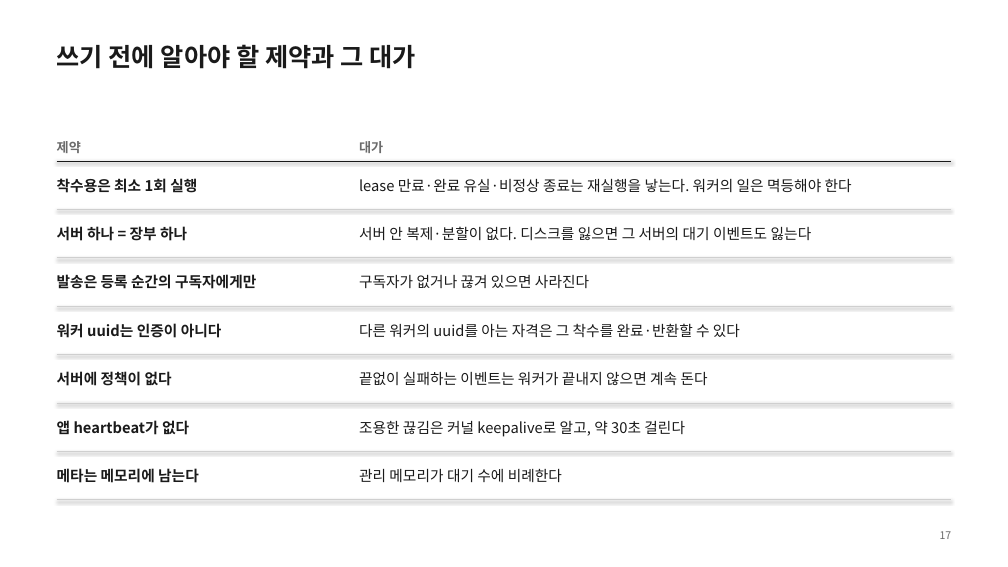
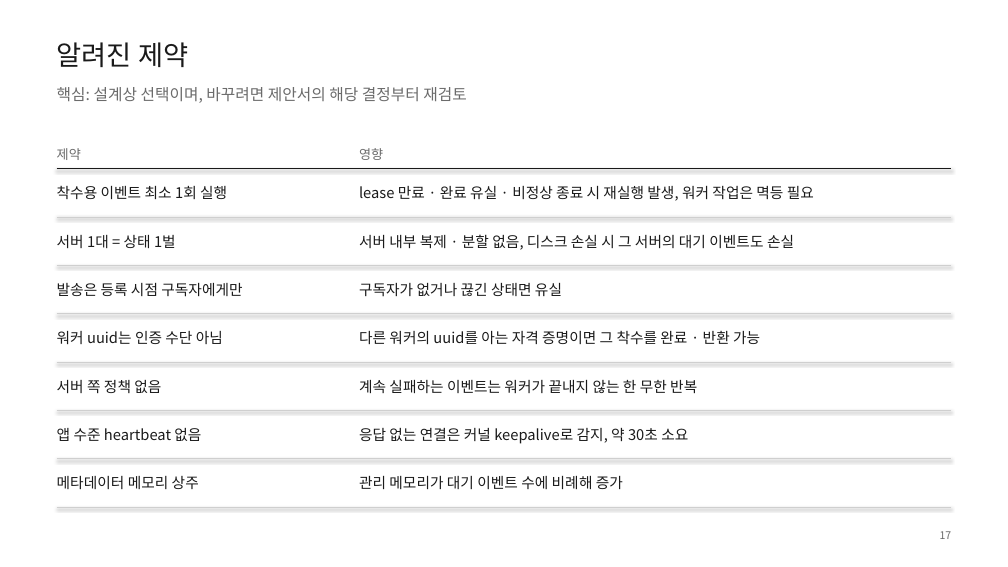
Before and after one commit to hikaMaeng/ruvent, a slide deck: slide 17 of docs/intro/ruvent-intro.pptx. Drawn at 1008x567 pixels with LibreOffice and Linux fonts; fonts in the diff are those of the drawing. Boxes give left, top, right and bottom in pixels: in the first picture for what was removed or moved away, otherwise in the second. Text is boxed around its words. In the diff, an @@ line names an element or a change of style, - is before the commit and + after.

```diff
--- a/docs/intro/ruvent-intro.pptx
+++ b/docs/intro/ruvent-intro.pptx
@@ text at [57, 42, 188, 67]: text changed; size 24 to 26 pt; bold off @@
-쓰기 전에 알아야 할 제약과 그 대가
+알려진 제약
@@ text added at [57, 87, 466, 103], 15 pt, text #6B6B6B @@
+핵심: 설계상 선택이며, 바꾸려면 제안서의 해당 결정부터 재검토
@@ text "제약" at [57, 148, 81, 160]: bold off @@
@@ text removed at [359, 141, 383, 153] @@
-대가
@@ text added at [359, 148, 383, 160], 12.5 pt, text #6B6B6B @@
+영향
@@ text at [57, 186, 227, 199]: text changed; bold off @@
-착수용은 최소 1회 실행
+착수용 이벤트 최소 1회 실행
@@ text at [359, 186, 814, 201]: text changed @@
-lease 만료·완료 유실·비정상 종료는 재실행을 낳는다. 워커의 일은 멱등해야 한다
+lease 만료 · 완료 유실 · 비정상 종료 시 재실행 발생, 워커 작업은 멱등 필요
@@ text at [57, 235, 176, 248]: text changed; bold off @@
-서버 하나 = 장부 하나
+서버 1대 = 상태 1벌
@@ text at [359, 234, 794, 250]: text changed @@
-서버 안 복제·분할이 없다. 디스크를 잃으면 그 서버의 대기 이벤트도 잃는다
+서버 내부 복제 · 분할 없음, 디스크 손실 시 그 서버의 대기 이벤트도 손실
@@ text at [57, 283, 242, 297]: text changed; bold off @@
-발송은 등록 순간의 구독자에게만
+발송은 등록 시점 구독자에게만
@@ text at [359, 283, 562, 297]: text changed @@
-구독자가 없거나 끊겨 있으면 사라진다
+구독자가 없거나 끊긴 상태면 유실
@@ text at [57, 331, 223, 344]: text changed; bold off @@
-워커 uuid는 인증이 아니다
+워커 uuid는 인증 수단 아님
@@ text at [359, 331, 760, 344]: text changed @@
-다른 워커의 uuid를 아는 자격은 그 착수를 완료·반환할 수 있다
+다른 워커의 uuid를 아는 자격 증명이면 그 착수를 완료 · 반환 가능
@@ text at [57, 380, 161, 393]: text changed; bold off @@
-서버에 정책이 없다
+서버 쪽 정책 없음
@@ text at [359, 380, 697, 393]: text changed @@
-끝없이 실패하는 이벤트는 워커가 끝내지 않으면 계속 돈다
+계속 실패하는 이벤트는 워커가 끝내지 않는 한 무한 반복
@@ text at [57, 428, 201, 441]: text changed; bold off @@
-앱 heartbeat가 없다
+앱 수준 heartbeat 없음
@@ text at [359, 428, 688, 444]: text changed @@
-조용한 끊김은 커널 keepalive로 알고, 약 30초 걸린다
+응답 없는 연결은 커널 keepalive로 감지, 약 30초 소요
@@ 5 lines: place and size @@
-5 lines at [57, 161, 951, 451]
+5 lines at [57, 169, 951, 459]
@@ text at [57, 476, 199, 489]: text changed; bold off @@
-메타는 메모리에 남는다
+메타데이터 메모리 상주
@@ text at [359, 476, 623, 489]: text changed @@
-관리 메모리가 대기 수에 비례한다
+관리 메모리가 대기 이벤트 수에 비례해 증가
@@ 3 lines, 1 text: place and size @@
-3 lines, 1 text at [57, 141, 951, 500]
+3 lines, 1 text at [57, 148, 951, 507]
```
Also in this commit, not shown: 17 other slides changed, 2 other files.
